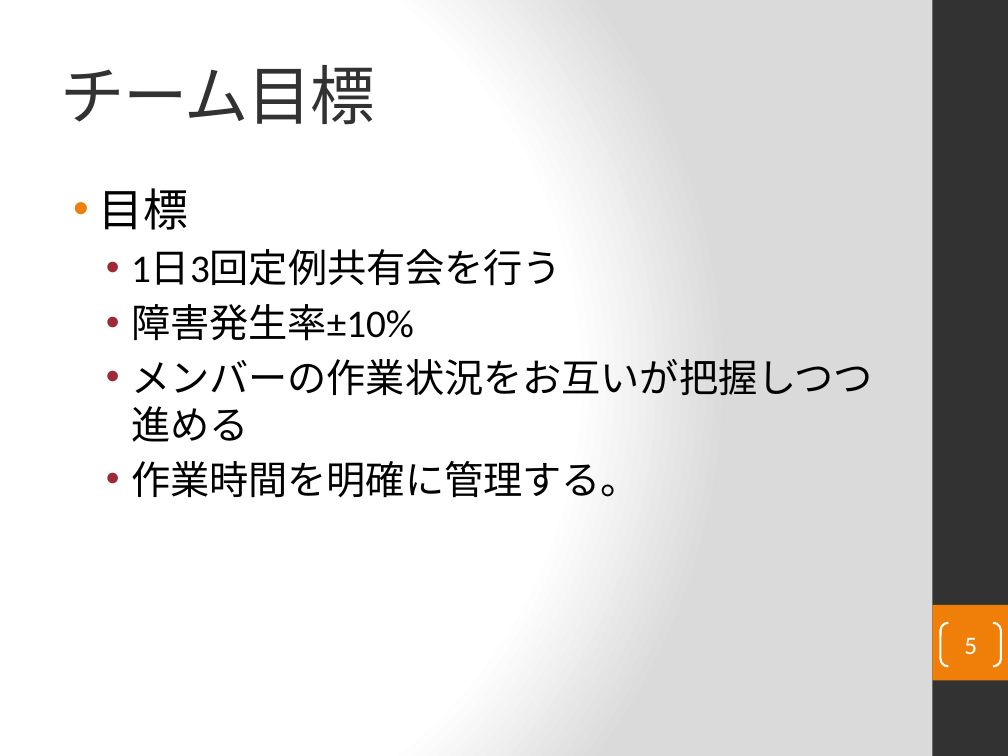
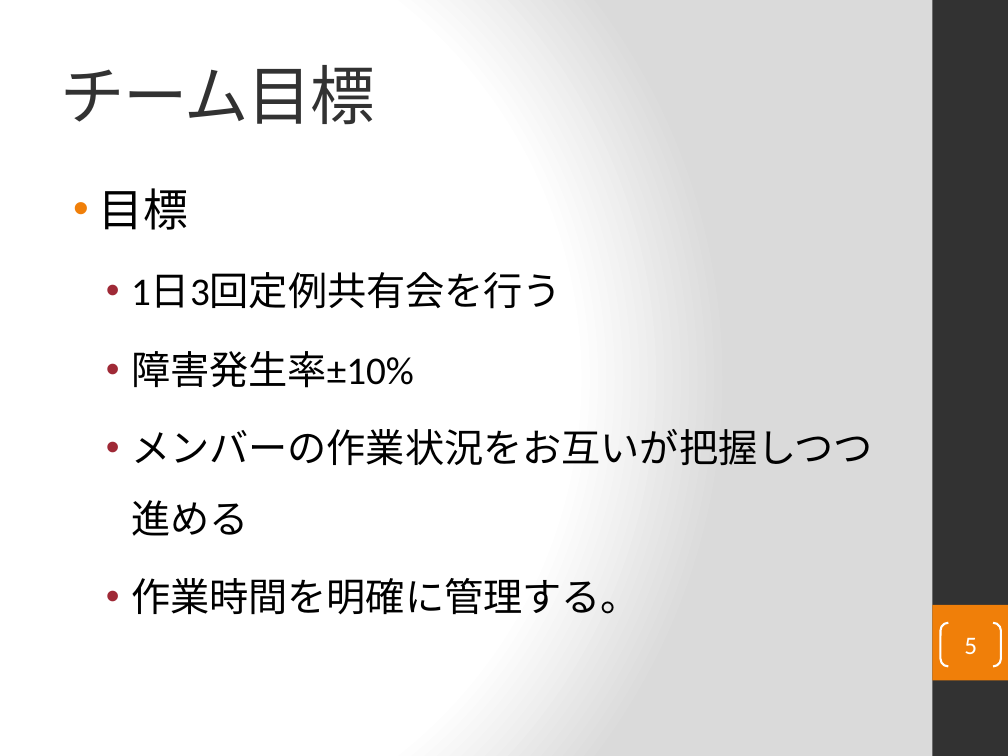
Before and after one commit to ChakaFlame/5_FGO, a slide deck: slide 5 of doc/unfinished/Presentation/5_fgoプレゼン資料.pptx. Drawn at 1008x756 pixels with LibreOffice and Linux fonts; fonts in the diff are those of the drawing. Boxes give left, top, right and bottom in pixels: in the first picture for what was removed or moved away, otherwise in the second. Text is boxed around its words. In the diff, an @@ line names an element or a change of style, - is before the commit and + after.

```diff
--- a/doc/unfinished/Presentation/5_fgoプレゼン資料.pptx
+++ b/doc/unfinished/Presentation/5_fgoプレゼン資料.pptx
@@ text at (131,272,872,615): line spacing 1 to 1.5 @@
```
Also in this commit, not shown: 3 other slides changed, 4 slides added, 2 slides removed.
